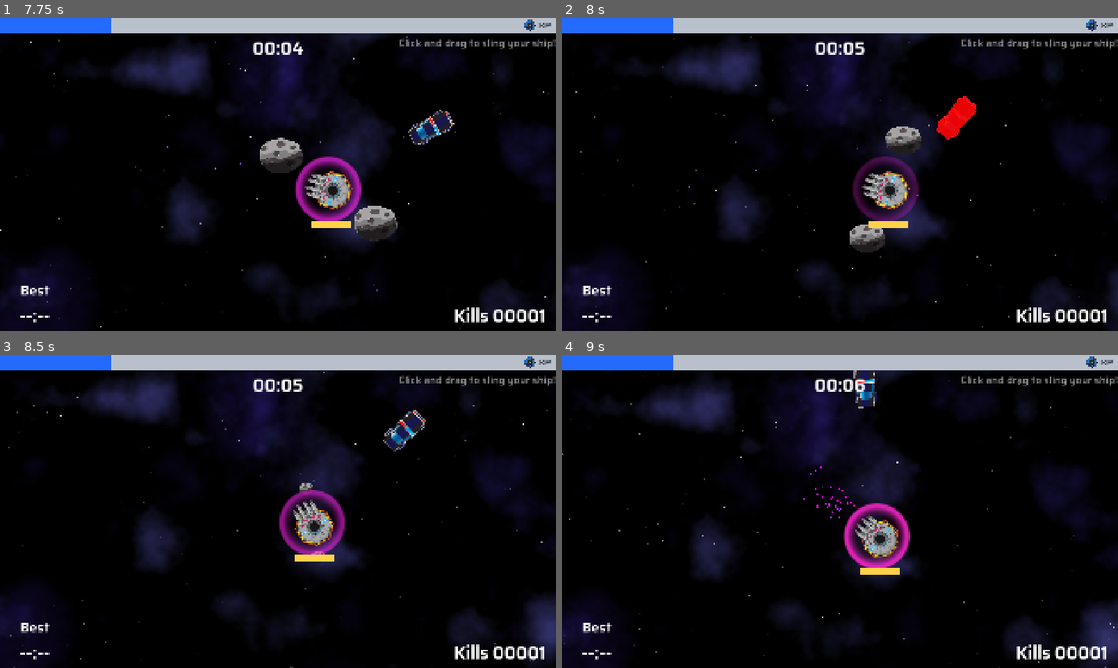
Above: before the commit, frames 1-4 (two rows, left to right).
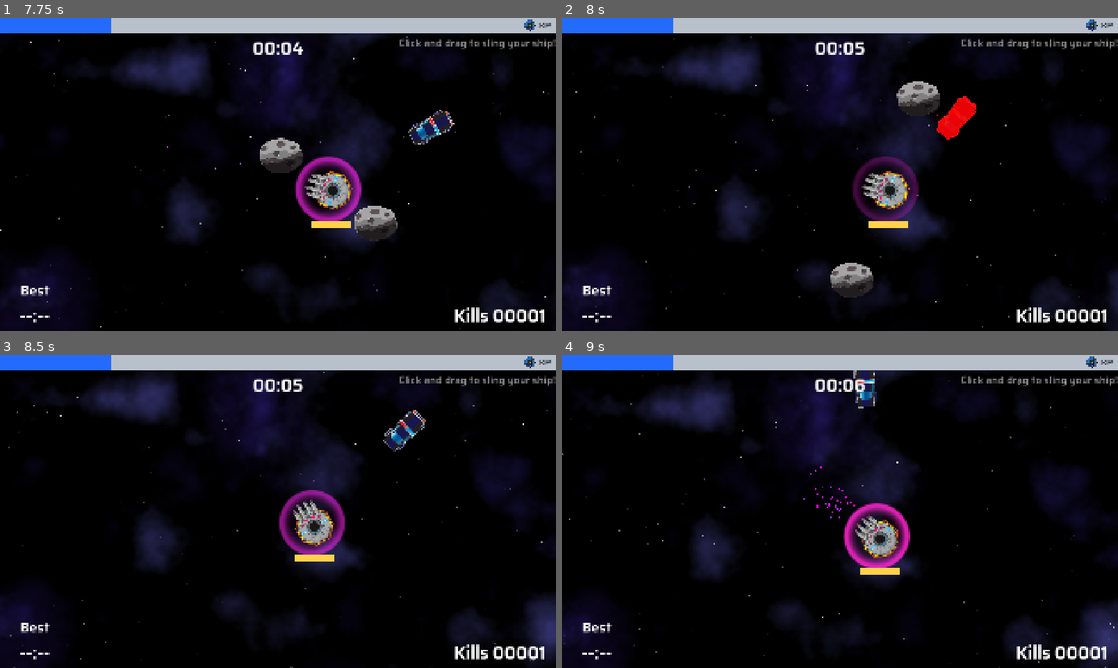
Above: after the commit, the same moments.

Repository: two-sticks-and-a-rock/space-arcade
Game: Godot game, scene res://scenes/main_menu.tscn
Two runs of this game, one before a commit and one after it. Both use one fixed random seed, a clock stepped at 60 frames per second and the inputs below.
Inputs (mouse positions are in pixels of both pictures, inside the frame that each line leads up to):
- Up to frame 1 (7.75 s): click "START" at 0.5 s; click "SKIP" at 1.25 s; click "CONTINUE" at 2 s; click "SELECT" at 2.75 s; tap Enter at 3.5 s; move the mouse to (400, 158) at 3.52 s; press the mouse at (400, 158) at 3.53 s; hold Right (move_right) 3.53-4.28 s; move the mouse to (166, 190) at 4.27 s; release the mouse at (166, 190) at 4.28 s; hold Down (move_back) 4.28-5.03 s; tap Space (sling_release) at 4.35, 5.85, 7.35 s; move the mouse to (333, 105) at 5.02 s; press the mouse at (333, 105) at 5.03 s; hold Right (move_right) 5.03-5.78 s; move the mouse to (250, 237) at 5.77 s; release the mouse at (250, 237) at 5.78 s; hold Up (move_forward) 5.78-6.53 s; move the mouse to (444, 221) at 6.52 s; press the mouse at (444, 221) at 6.53 s; hold Left (move_left) from 6.53 s (still down); move the mouse to (111, 127) at 7.27 s; release the mouse at (111, 127) at 7.28 s
- Up to frame 2 (8 s): keep holding Left (move_left)
- Up to frame 3 (8.5 s): move the mouse to (305, 511) at 8.02 s; release Left (move_left) at 8.03 s; press the mouse at (305, 511) at 8.03 s; hold Down (move_back) from 8.03 s (still down)
- Up to frame 4 (9 s): move the mouse to (756, 433) at 8.77 s; release Down (move_back) at 8.78 s; release the mouse at (756, 433) at 8.78 s; hold Right (move_right) from 8.78 s (still down); tap Space (sling_release) at 8.85 s

Frame 1 is identical in both runs. In frame 2, 2.1% of the frame differs, in the area x 48-68%, y 20-90%; in frame 3, less than 0.1%; in frame 4, nothing differs.

Commit message:
Spiral out

Diff:
--- a/scenes/player/player_weapons/orbiter/orbiter.gd
+++ b/scenes/player/player_weapons/orbiter/orbiter.gd
@@ -1,4 +1,6 @@
 extends PlayerBullet
+
+var original_position : Vector2
 
 func _ready():
 	$AnimatedSprite2D.frame = randi_range(0, 3)
--- a/scenes/player/player_weapons/orbiter/orbiter_ring.gd
+++ b/scenes/player/player_weapons/orbiter/orbiter_ring.gd
@@ -2,6 +2,8 @@
 
 var distance_from_player = 200
 var min_distance_from_player = 80
+var max_distance_from_player = 1000
+var min_scale = 0.25
 
 var current_bullets : Array[PlayerBullet]
 
@@ -16,6 +18,7 @@
 	for i in num_bullets:
 		var orbiter = bullet_scene.instantiate() as PlayerBullet
 		orbiter.position = child_pos
+		orbiter.original_position = child_pos
 		orbiter.bullet_scale = Vector2(bullet_size, bullet_size)
 		add_child(orbiter)
 		child_pos = child_pos.rotated(2*PI / num_bullets)
@@ -38,18 +41,19 @@
 	for child in get_children():
 		if child is PlayerBullet:
 			child.toggle_visibility(false)
+			child.scale = Vector2.ONE * min_scale
+			child.position = child.original_position.normalized() * min_distance_from_player
 
 func _physics_process(delta):
-	var grow_rate : Vector2 = bullet_size * delta * Vector2.ONE
+	var grow_rate : Vector2 = (bullet_size - min_scale) * delta * Vector2.ONE
 	var spiral_out_rate : float = (distance_from_player - min_distance_from_player) * delta
+	var fly_out_rate : float = (max_distance_from_player - distance_from_player) * delta
 
 	for child in get_children():
 		if child is PlayerBullet:
-			var start_shrinking = !up_timer.is_stopped() && up_timer.time_left <= 1.0
-			if (start_shrinking):
-				if child.scale > Vector2.ONE*0.25:
-					child.scale -= grow_rate
-					child.position -= child.position.normalized() * spiral_out_rate
+			var start_flying = !up_timer.is_stopped() && up_timer.time_left <= 1.0
+			if (start_flying):
+				child.position += child.position.normalized() * fly_out_rate
 
 			var start_growing = !down_timer.is_stopped() && down_timer.time_left <= 1.0
 			if (start_growing):
